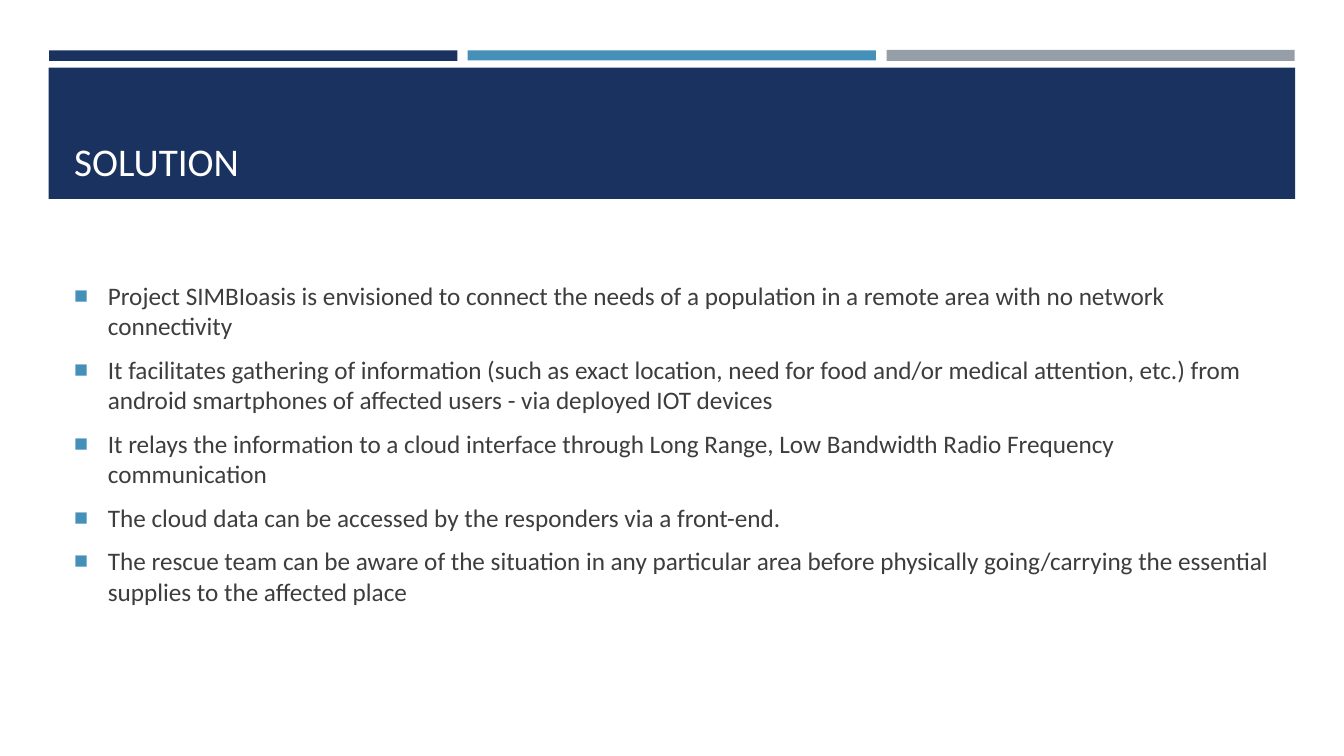
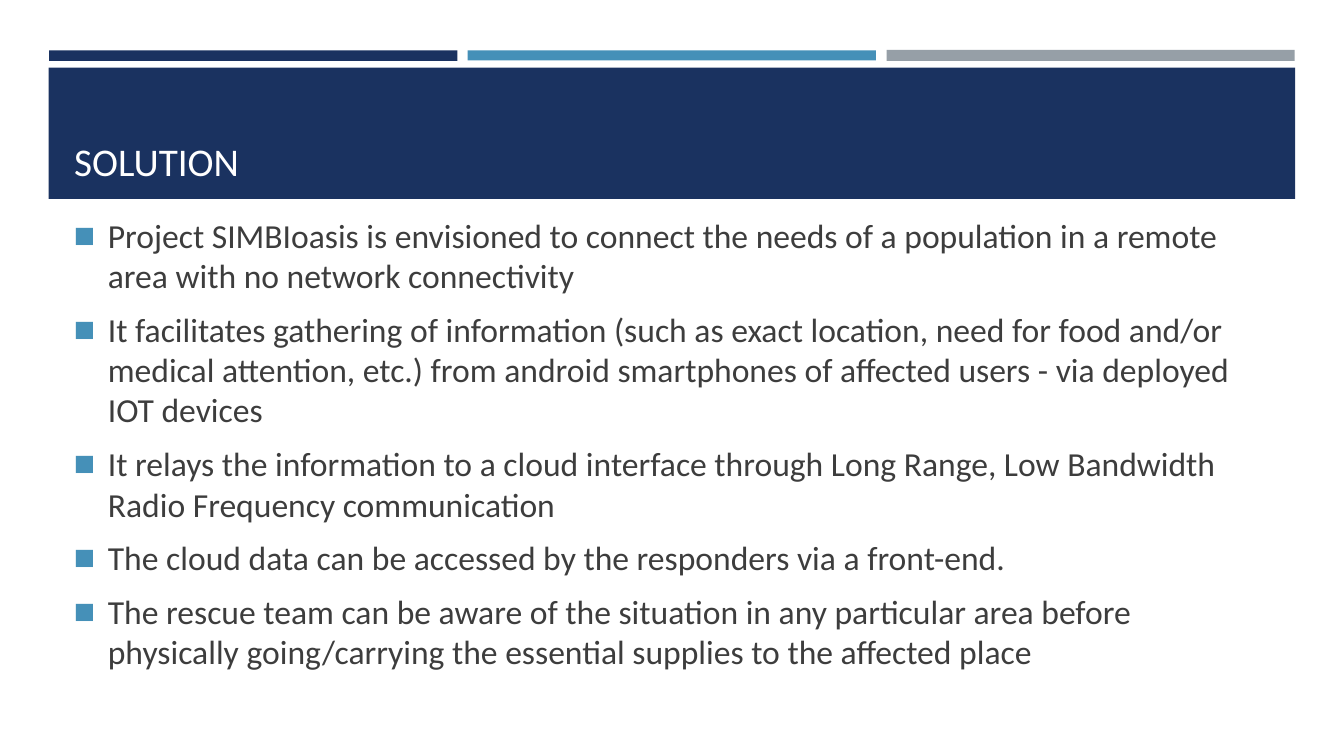
Before and after one commit to novice-coders/CFC2019, a slide deck: slide 3 of Presentation_CFC.pptx. Drawn at 1344x756 pixels with LibreOffice and Linux fonts; fonts in the diff are those of the drawing. Boxes give left, top, right and bottom in pixels: in the first picture for what was removed or moved away, otherwise in the second. Text is boxed around its words. In the diff, an @@ line names an element or a change of style, - is before the commit and + after.

```diff
--- a/Presentation_CFC.pptx
+++ b/Presentation_CFC.pptx
@@ text "Project SIMBIoasis is envisioned to ..." at <box>108,224,1228,670</box>: size 18 to 24 pt; bullet ■ to ◼; less space between paragraphs @@
```
Also in this commit, not shown: 5 other slides changed, 15 slides added, 1 slide removed.
